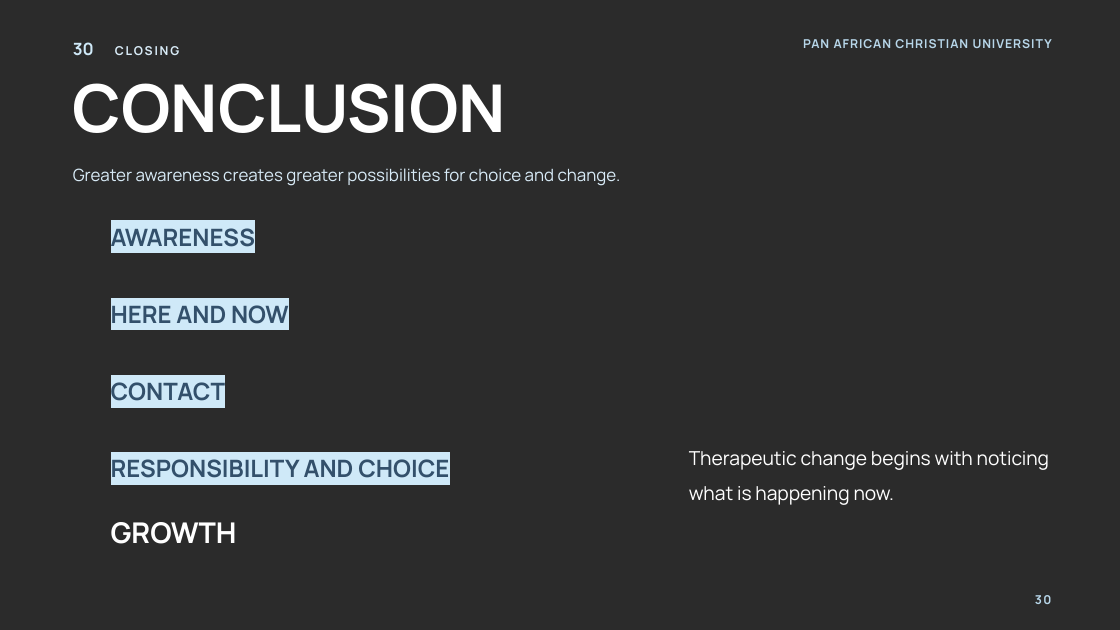
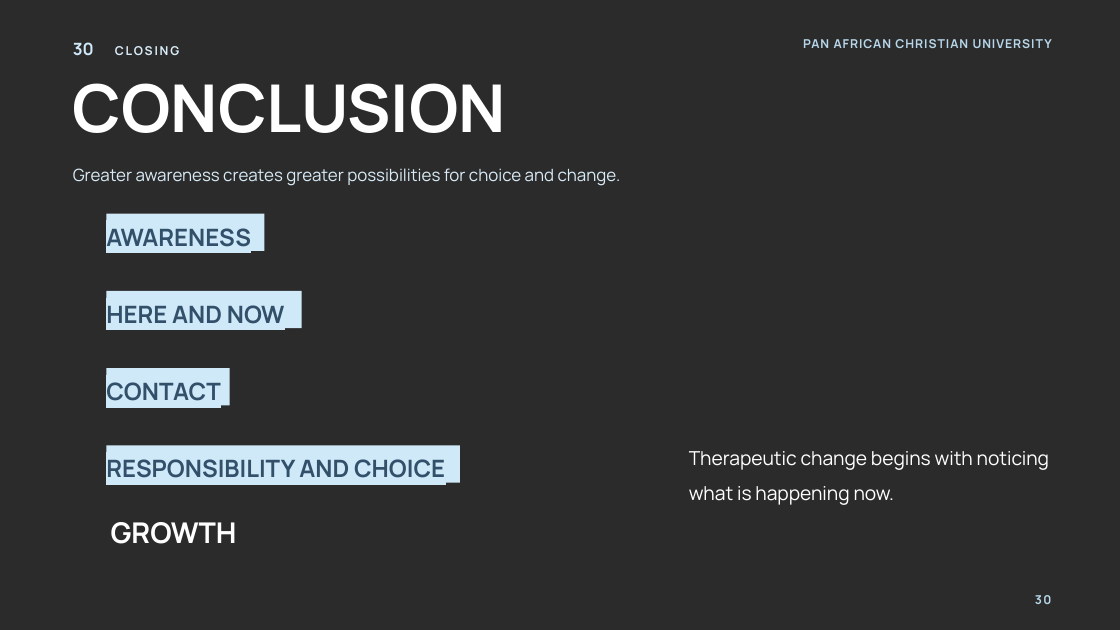
Before and after one commit to wambetebenjamin/Business-e-books, a slide deck: slide 30 of Gestalt Theory and Its Application to Counselling (16) (1).pptx. Drawn at 1120x630 pixels with LibreOffice and Linux fonts; fonts in the diff are those of the drawing; background and template pictures are left out; a plain dark background stands for a picture behind light text. Boxes give left, top, right and bottom in pixels: in the first picture for what was removed or moved away, otherwise in the second. Text is boxed around its words. In the diff, an @@ line names an element or a change of style, - is before the commit and + after.

```diff
--- a/Gestalt Theory and Its Application to Counselling (16) (1).pptx
+++ b/Gestalt Theory and Its Application to Counselling (16) (1).pptx
@@ rectangle "AWARENESS": place and size @@
-rectangle "AWARENESS" at (111,224,256,253)
+rectangle "AWARENESS" at (107,213,265,250)
@@ rectangle "HERE AND NOW": place and size @@
-rectangle "HERE AND NOW" at (111,305,289,324)
+rectangle "HERE AND NOW" at (107,291,302,328)
@@ fill none to #CFE9F8 in 4 elements at (107,445,460,482), (107,291,302,328), (107,213,265,250), (107,368,230,405) @@
@@ rectangle "CONTACT": place and size @@
-rectangle "CONTACT" at (111,378,226,407)
+rectangle "CONTACT" at (107,368,230,405)
@@ rectangle "RESPONSIBILITY AND CHOICE": place and size @@
-rectangle "RESPONSIBILITY AND CHOICE" at (111,459,449,478)
+rectangle "RESPONSIBILITY AND CHOICE" at (107,445,460,482)
```
